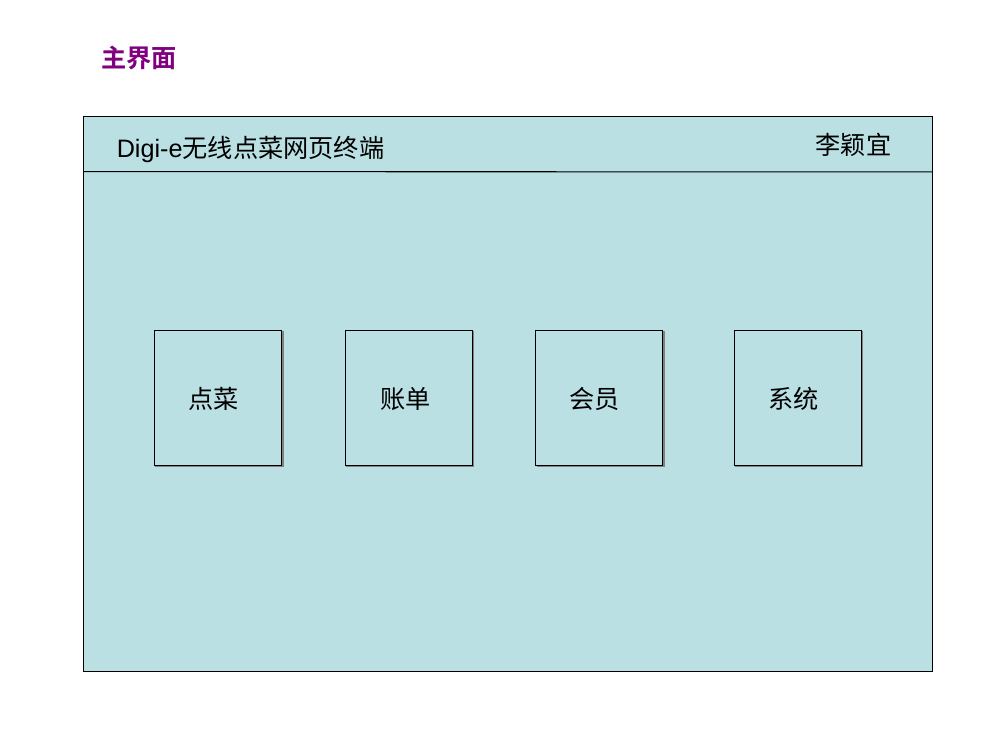
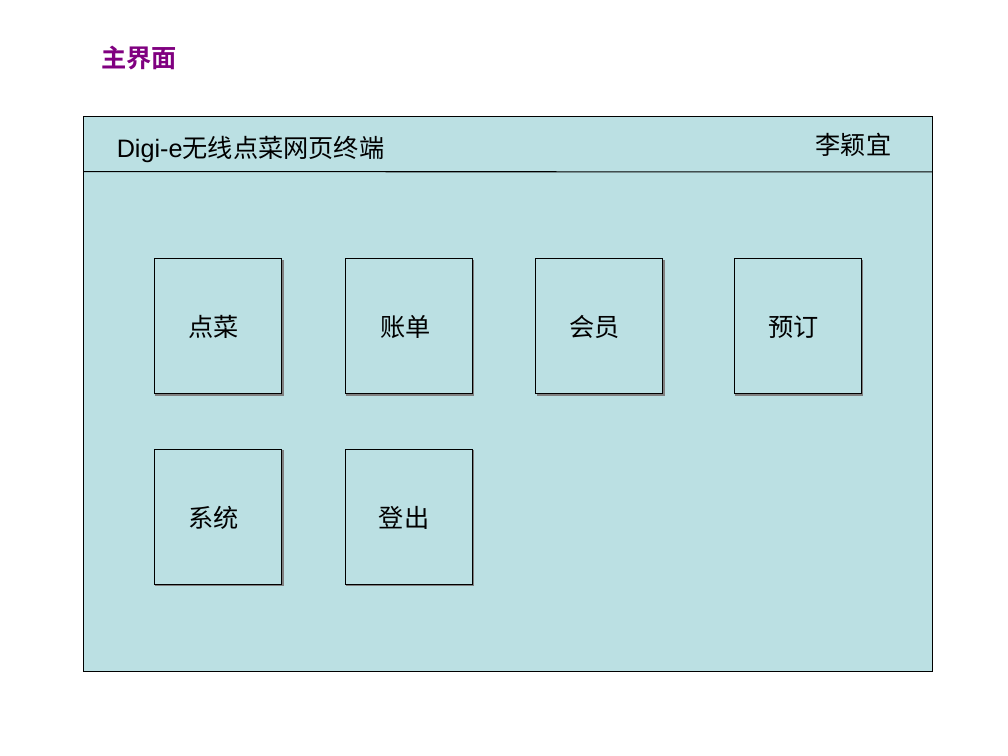
Before and after one commit to runt18/wireless-order-solution, a slide deck: slide 3 of doc/Digi-e网页终端需求.ppt (slide 2 before the commit). Drawn at 1008x756 pixels with LibreOffice and Linux fonts; fonts in the diff are those of the drawing. Boxes give left, top, right and bottom in pixels: in the first picture for what was removed or moved away, otherwise in the second. Text is boxed around its words. In the diff, an @@ line names an element or a change of style, - is before the commit and + after.

```diff
--- a/doc/Digi-e网页终端需求.ppt
+++ b/doc/Digi-e网页终端需求.ppt
@@ 4 rectangles, 3 texts: place and size @@
-4 rectangles, 3 texts at <box>154,331,861,466</box>
+4 rectangles, 3 texts at <box>154,259,861,394</box>
@@ text added at <box>768,315,818,338</box>, 18 pt, text #000000 @@
+预订
@@ rectangle added at <box>154,450,281,585</box>, fill #BBE0E3, outline #000000 0.74 pt @@
@@ rectangle added at <box>345,450,472,585</box>, fill #BBE0E3, outline #000000 0.74 pt @@
@@ text "系统": place and size @@
-text "系统" at <box>768,387,818,410</box>
+text "系统" at <box>188,506,238,529</box>
@@ text added at <box>379,506,429,529</box>, 18 pt, text #000000 @@
+登出
```
Also in this commit, not shown: 2 other slides changed, 9 slides added, 1 other file.
